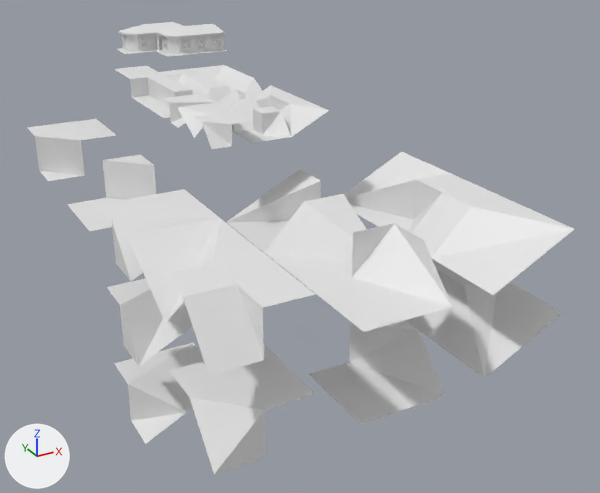
The Blender file WaveFunctionColapse/Assets/Tile Set/Tiles for Unity.blend as it was, and as the next commit left it.
Before and after are seen from a 50 mm camera at (-17.3, -13.9, 5.4) aimed at (-7.69, 3.56, -3.33). The axes (+X, +Y, +Z) are drawn at lower left. The lights are the same throughout.

In view in the first picture: 'Flat Base +1.001', 'Flat Base +1.002', 'Flat Base +1.003', 'Inner Corner.010', 'Inner Corner.011', 'Inner Corner.012', 'Inner Corner.013', 'Inner Corner.014', 'Inner Corner.015', 'Inner Corner.016', 'Outer Corner.005', 'Outer Corner.007', 'Outer Corner.024', 'Outer Corner.027', 'Outer Corner.029', 'Outer Corner.030', 'Outer Corner.031', 'Outer Corner.032', 'Plane', 'Wall.2 > 3.001', 'Wall.2 > 3.002'.
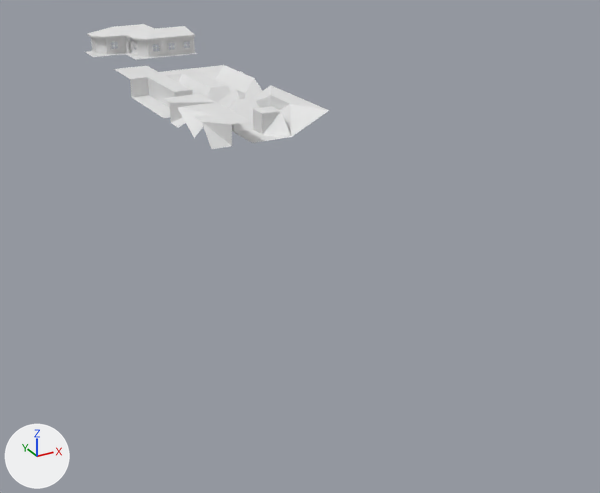
The edits, one by one:
Object 'Inner Corner.010' (ob_inner_corner_010) is now hidden.
Object 'Inner Corner.011' (ob_inner_corner_011) is now hidden.
Object 'Inner Corner.012' (ob_inner_corner_012) is now hidden.
Object 'Inner Corner.013' (ob_inner_corner_013) is now hidden.
Object 'Inner Corner.014' (ob_inner_corner_014) is now hidden.
Object 'Inner Corner.015' (ob_inner_corner_015) is now hidden.
Object 'Inner Corner.016' (ob_inner_corner_016) is now hidden.
Object 'Outer Corner.005' (ob_outer_corner_005) is now hidden.
Object 'Outer Corner.024' (ob_outer_corner_024) is now hidden.
Object 'Outer Corner.027' (ob_outer_corner_027) is now hidden.
Object 'Outer Corner.029' (ob_outer_corner_029) is now hidden.
Object 'Outer Corner.030' (ob_outer_corner_030) is now hidden.
Object 'Outer Corner.031' (ob_outer_corner_031) is now hidden.
Object 'Outer Corner.032' (ob_outer_corner_032) is now hidden.
Object 'Outer Corner.007' (ob_outer_corner_007) is now hidden.
Object 'Wall.2 > 3.001' (ob_wall_2___3_001) is now hidden.
Object 'Wall.2 > 3.002' (ob_wall_2___3_002) is now hidden.
Object 'Flat Base +1.001' (ob_flat_base__1_001) moves from (-8.0, 11.0, 0.0) to (-9.0, 11.0, 0.0).
Object 'Flat Base +1.002' (ob_flat_base__1_002) moves from (-9.0, 12.0, 0.0) to (-10.0, 12.0, 0.0).
Object 'Flat Base +1.003' (ob_flat_base__1_003) moves from (-7.0, 11.0, 0.0) to (-8.0, 11.0, 0.0).
Object 'Plane' (ob_plane) moves from (-8.0, 12.0, 0.0) to (-9.0, 12.0, 0.0).

Changed parts and their boxes [x1, y1, x2, y2] in the pictures (600 x 493 px):
'Inner Corner.010', hidden: before [162, 252, 315, 376]
'Outer Corner.031', hidden: before [309, 223, 452, 332]
'Inner Corner.011', hidden: before [169, 344, 314, 474]
'Outer Corner.030', hidden: before [309, 320, 445, 425]
'Wall.2 > 3.001', hidden: before [431, 199, 574, 295]
'Wall.2 > 3.002', hidden: before [426, 282, 563, 378]
'Outer Corner.024', hidden: before [264, 194, 366, 288]
'Inner Corner.012', hidden: before [127, 218, 262, 323]
'Inner Corner.016', hidden: before [114, 343, 204, 444]
'Inner Corner.013', hidden: before [98, 189, 220, 281]
'Outer Corner.027', hidden: before [344, 152, 449, 227]
'Outer Corner.032', hidden: before [395, 173, 507, 257]
'Inner Corner.014', hidden: before [107, 279, 192, 366]
'Outer Corner.029', hidden: before [227, 169, 321, 252]
'Inner Corner.015', hidden: before [27, 119, 116, 181]
'Outer Corner.005', hidden: before [67, 154, 156, 231]
'Flat Base +1.003', moved: before [185, 24, 227, 54]; after [155, 26, 198, 57]
'Flat Base +1.001', moved: before [157, 26, 198, 57]; after [126, 29, 167, 60]
'Flat Base +1.002', moved: before [117, 24, 154, 54]; after [86, 27, 124, 57]
'Outer Corner.007', hidden: before [405, 259, 473, 335]
'Plane', moved: before [144, 22, 183, 51]; after [114, 24, 154, 54]
